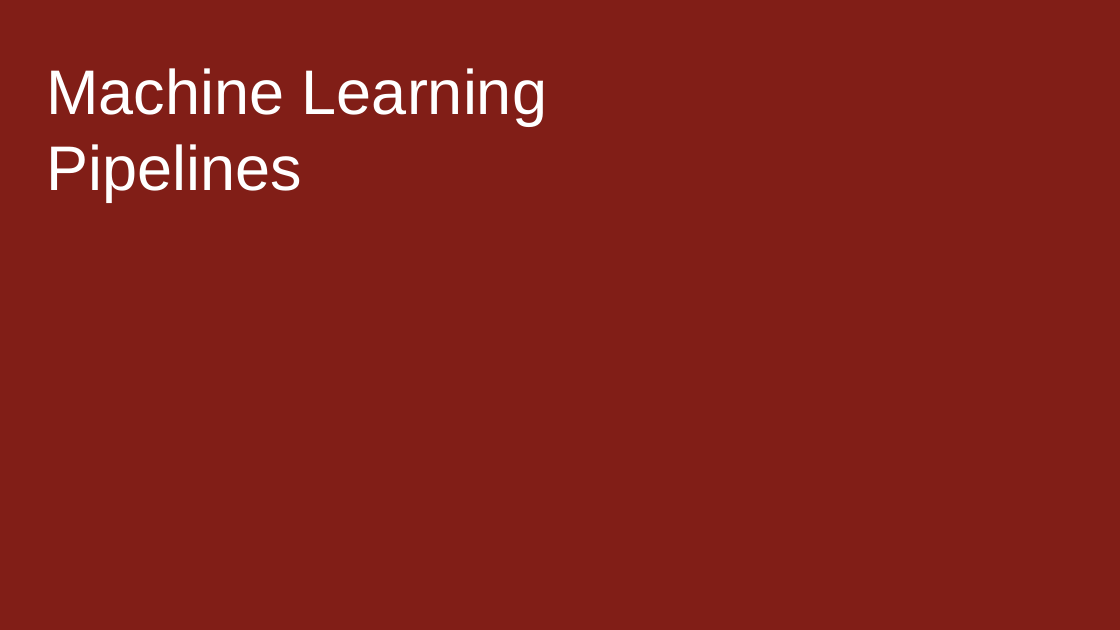
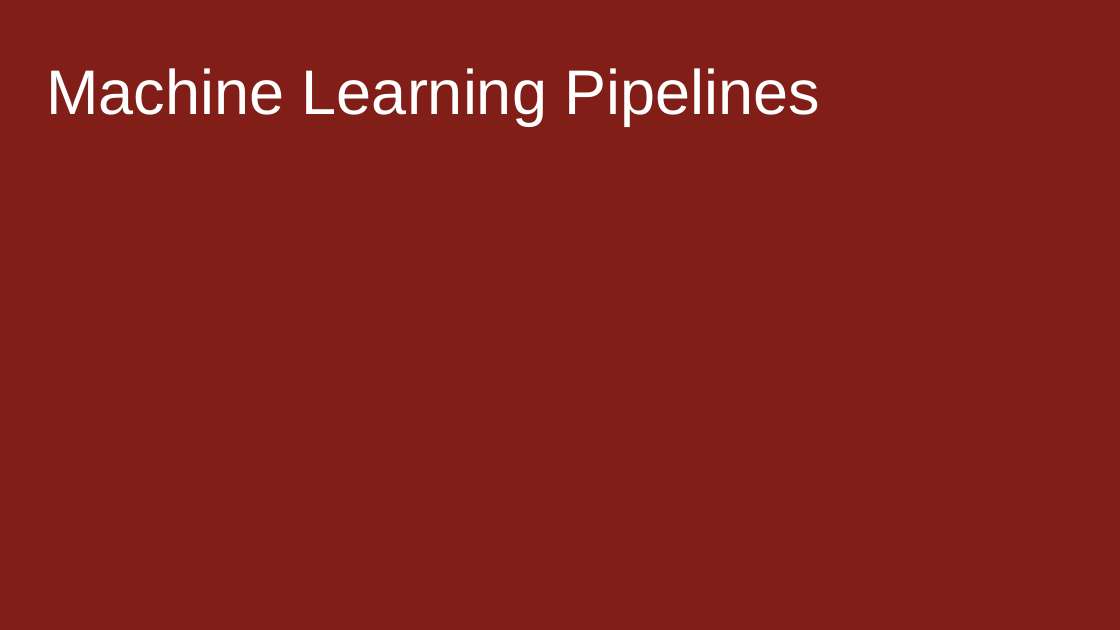
Before and after one commit to dssg/mlforpublicpolicylab, a slide deck: slide 3 of Lectures/09-Machine-Learning-Pipelines.pptx. Drawn at 1120x630 pixels with LibreOffice and Linux fonts; fonts in the diff are those of the drawing. Boxes give left, top, right and bottom in pixels: in the first picture for what was removed or moved away, otherwise in the second. Text is boxed around its words. In the diff, an @@ line names an element or a change of style, - is before the commit and + after.

```diff
--- a/Lectures/09-Machine-Learning-Pipelines.pptx
+++ b/Lectures/09-Machine-Learning-Pipelines.pptx
@@ text at bbox=[46, 68, 821, 126]: text changed @@
-Machine Learning
-Pipelines
+Machine Learning Pipelines
```
Also in this commit, not shown: 3 other slides changed, 44 other files.
